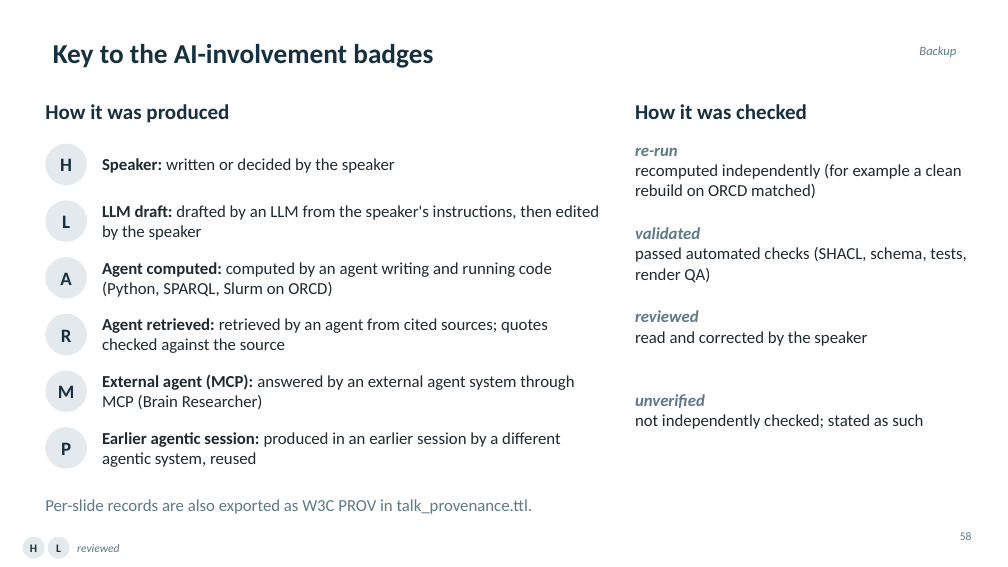
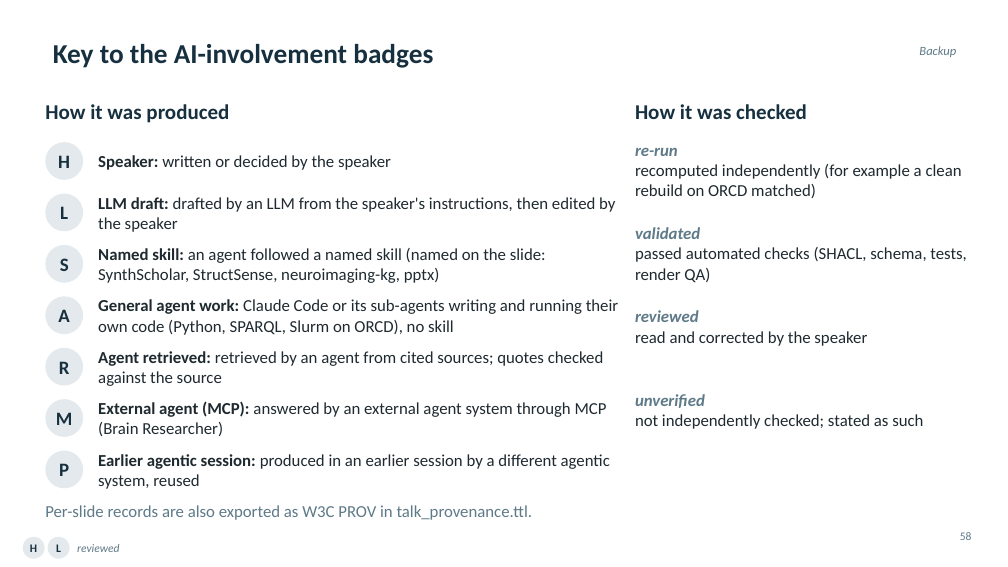
Before and after one commit to ReproNim/llm-workshop-kg, a slide deck: slide 58 of slides/Knowledge_Graphs_Skills_Neuroimaging_v4.pptx. Drawn at 1008x567 pixels with LibreOffice and Linux fonts; fonts in the diff are those of the drawing. Boxes give left, top, right and bottom in pixels: in the first picture for what was removed or moved away, otherwise in the second. Text is boxed around its words. In the diff, an @@ line names an element or a change of style, - is before the commit and + after.

Commit message:
[DATALAD RUNCMD] Build the deck (pptx) and its slide provenance (talk_provenance.ttl), two passes
=== Do not change lines below ===
{
 "chain": [],
 "cmd": "cd slides && node build_deck.js && uv run prov_query.py && node build_deck.js",
 "dsid": "ac6d69f8-1e00-4161-9f88-c8cc5a4964ec",
 "exit": 0,
 "extra_inputs": [],
 "inputs": [
  "slides/build_deck.js",
  "slides/values.js",
  "slides/values_map.json",
  "slides/apply_theme.js",
  "slides/old_deck_v3.md",
  "slides/figs_slide/*.png",
  "slides/demo/*.md",
  "slides/prov_query.py"
 ],
 "outputs": [
  "slides/Knowledge_Graphs_Skills_Neuroimaging_v4.pptx",
  "slides/talk_provenance.ttl",
  "slides/provenance_query.json"
 ],
 "pwd": "."
}
^^^ Do not change lines above ^^^

```diff
--- a/slides/Knowledge_Graphs_Skills_Neuroimaging_v4.pptx
+++ b/slides/Knowledge_Graphs_Skills_Neuroimaging_v4.pptx
@@ ellipse "H": place and size @@
-ellipse "H" at (45, 144, 87, 185)
+ellipse "H" at (45, 142, 83, 180)
@@ text "Speaker: written or decided by ...": place and size @@
-text "Speaker: written or decided by ..." at (102, 158, 395, 173)
+text "Speaker: written or decided by ..." at (98, 155, 391, 170)
@@ ellipse "L": place and size @@
-ellipse "L" at (45, 200, 87, 242)
+ellipse "L" at (45, 194, 83, 231)
@@ text "LLM draft: drafted by an ..." rewrapped from (102, 205, 600, 240) to (98, 197, 615, 232) @@
@@ ellipse added at (45, 245, 83, 283), fill #E3E9EC, 18 pt, text #17303F, bold @@
+S
@@ text added at (98, 248, 546, 283), 16 pt, text #1F2A30 @@
+Named skill: an agent followed a named skill (named on the slide: SynthScholar, StructSense, neuroimaging-kg, pptx)
@@ ellipse "A": place and size @@
-ellipse "A" at (45, 257, 87, 299)
+ellipse "A" at (45, 296, 83, 334)
@@ text at (98, 299, 618, 335): text changed @@
-Agent computed: computed by an agent writing and running code (Python, SPARQL, Slurm on ORCD)
+General agent work: Claude Code or its sub-agents writing and running their own code (Python, SPARQL, Slurm on ORCD), no skill
@@ ellipse "R": place and size @@
-ellipse "R" at (45, 314, 87, 355)
+ellipse "R" at (45, 348, 83, 386)
@@ text "Agent retrieved: retrieved by an ..." rewrapped from (102, 318, 548, 353) to (98, 351, 604, 386) @@
@@ ellipse "M": place and size @@
-ellipse "M" at (45, 371, 87, 412)
+ellipse "M" at (45, 399, 83, 437)
@@ text "External agent (MCP): answered by ..." rewrapped from (102, 375, 574, 409) to (98, 401, 607, 436) @@
@@ text "Earlier agentic session: produced in ..." rewrapped from (102, 432, 560, 467) to (98, 454, 610, 489) @@
@@ ellipse "P": place and size @@
-ellipse "P" at (45, 427, 87, 469)
+ellipse "P" at (45, 451, 83, 488)
@@ text "Per-slide records are also exported ...": place and size @@
-text "Per-slide records are also exported ..." at (45, 499, 533, 514)
+text "Per-slide records are also exported ..." at (45, 505, 533, 520)
```
Also in this commit, not shown: 25 other slides changed, 1 slide added, 2 other files.
